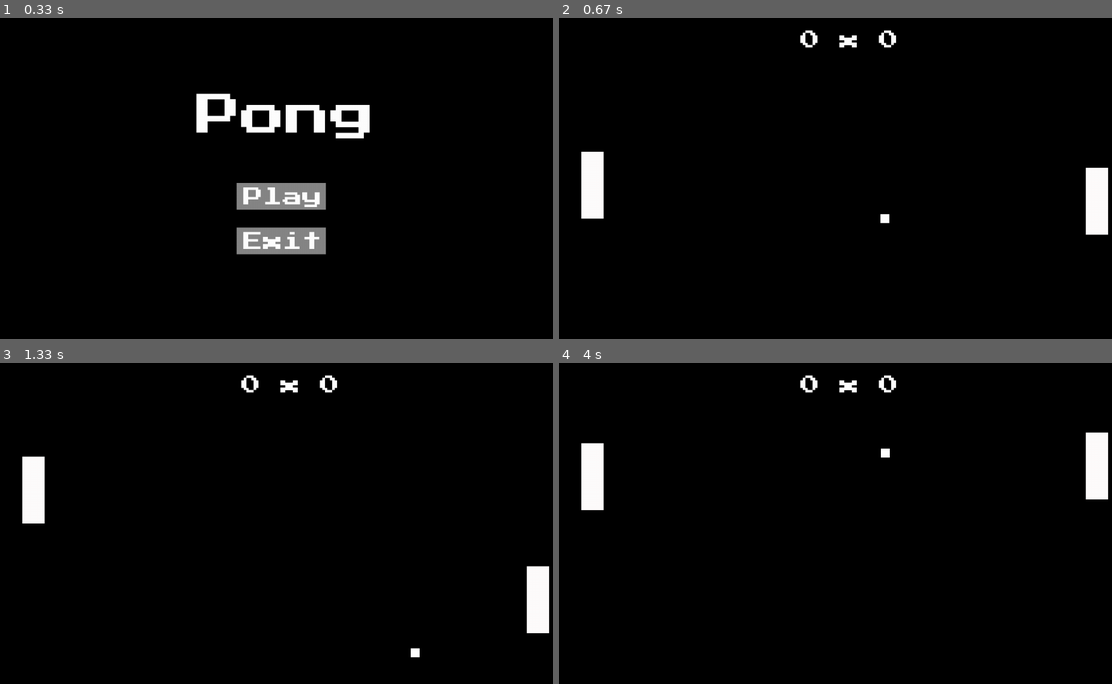
Above: before the commit, frames 1-4 (two rows, left to right).
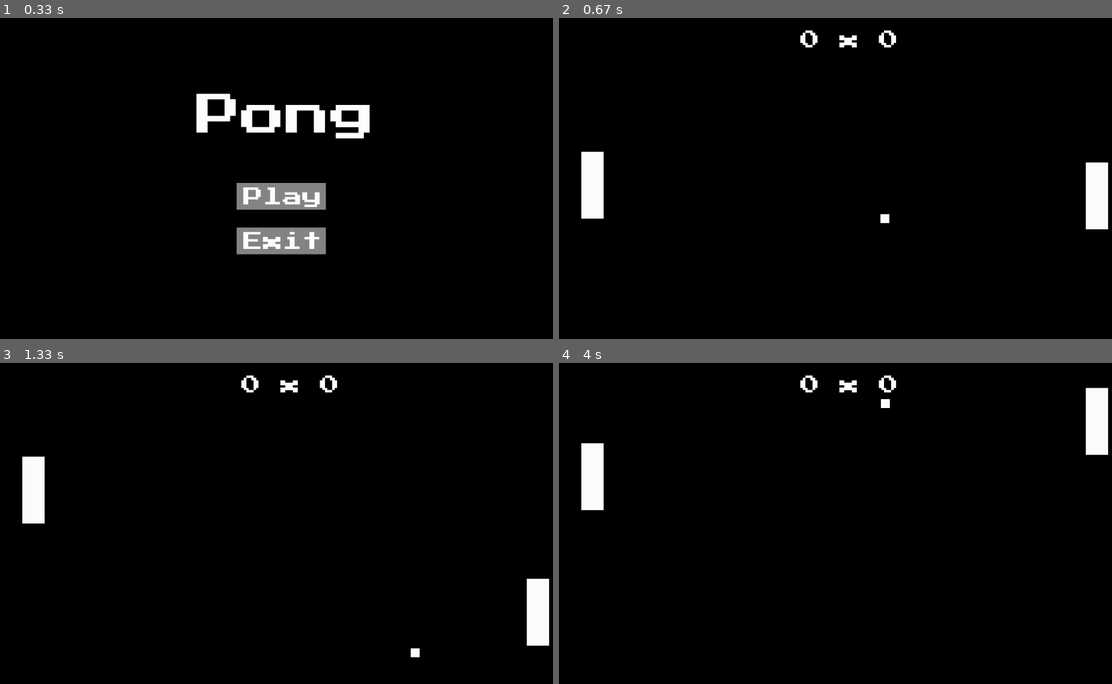
Above: after the commit, the same moments.

Repository: angelo-filho/activity-4-5
Game: pygame game, started from pong2/mypongpygame.py
Same seed, same stepped clock (60 frames per second), same inputs: the game is played once before the commit and once after it.
Inputs (mouse positions are in pixels of both pictures, inside the frame that each line leads up to):
- Up to frame 1 (0.33 s): no input
- Up to frame 2 (0.67 s): click (824, 191) at 0.38 s
- Up to frame 3 (1.33 s): hold Up 0.67-1.13 s; move the mouse to (287, 545) at 0.7 s; hold Down from 1.17 s (still down)
- Up to frame 4 (4 s): release Down at 1.47 s; hold Up 1.5-1.87 s; hold Down 1.9-2.27 s; hold Up 2.3-2.6 s; hold Down 2.63-2.93 s; hold Up 2.97-3.33 s; hold Down 3.37-3.73 s; hold Up from 3.77 s (still down)

Frame 1 is identical in both runs. In frame 2, 0.2% of the frame differs, in the area x 95-100%, y 44-68%; in frame 3, 0.3%; in frame 4, 1.2%, in the area x 58-100%, y 7-43%.

Commit message:
Fix A.I movement

Diff:
--- a/pong2/mypongpygame.py
+++ b/pong2/mypongpygame.py
@@ -93,7 +93,7 @@
 class Player2(Entity):
     def __init__(self, image, x_start, y_start):
         super().__init__(image, x_start, y_start)
-        self.speed = 3
+        self.speed = 4
 
     def update(self):
         self.movement()
@@ -101,9 +101,9 @@
 
     def movement(self):
         # player 2 "Artificial Intelligence"
-        if self.rect.centery < ball.rect.y:
+        if self.rect.centery + 30 < ball.rect.y:
             self.rect.y += self.speed
-        elif self.rect.centery > ball.rect.y:
+        elif self.rect.centery - 30 > ball.rect.y:
             self.rect.y -= self.speed
 
     def collides_with_walls(self):
@@ -131,7 +131,7 @@
         self.movement()
         self.collision_with_wall()
         # ball collision with the player 1 's paddle
-        if self.rect.colliderect(player1.rect) and ball.dx < 0:
+        if self.rect.colliderect(player1.rect) and self.dx < 0:
             self.collision_with_paddles()
             self.change_angle(player1.rect, 1)
         # ball collision with the player 2 's paddle
@@ -159,7 +159,7 @@
             bounce_sound_effect.play()
 
     def randomize_angle(self):
-        random_angle = randint(20, 45)
+        random_angle = randint(40, 50)
         angle = radians(random_angle)
         self.dx = cos(angle)
         self.dy = sin(angle)
@@ -170,7 +170,7 @@
             self.dx *= x_direction
         elif player_rect.bottom >= self.rect.top >= player_rect.bottom - 60:
             self.dx *= x_direction
-        elif player_rect.centery - 15 < self.rect.centery < player_rect.centery + 15:
+        elif player_rect.centery - 60 < self.rect.centery < player_rect.centery + 60:
             self.dy = 0
             self.dx *= x_direction * 1.5
 
